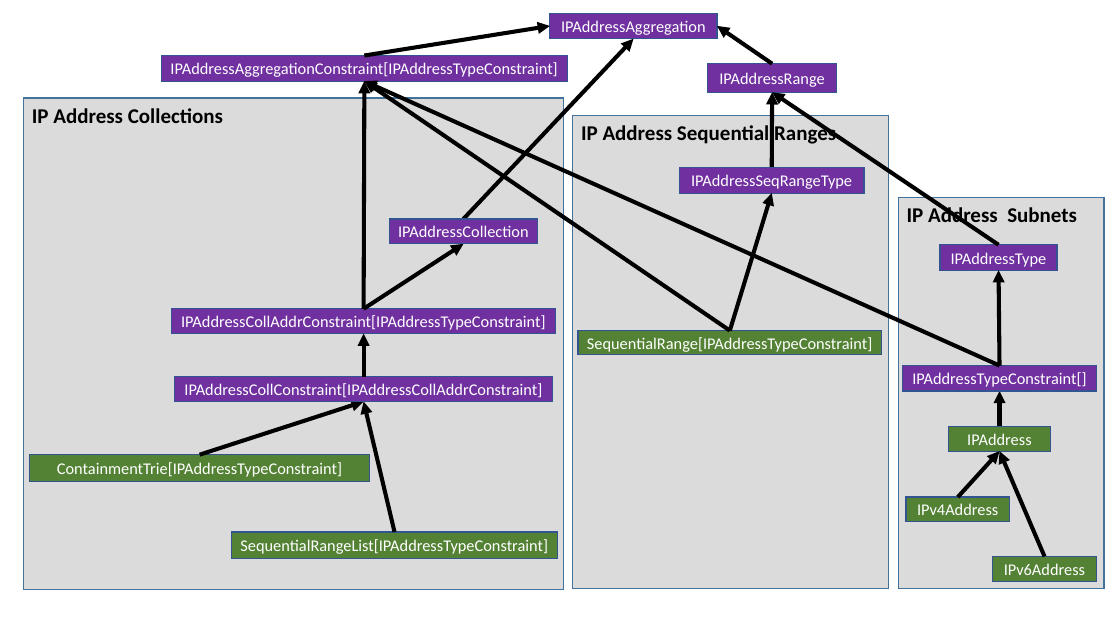
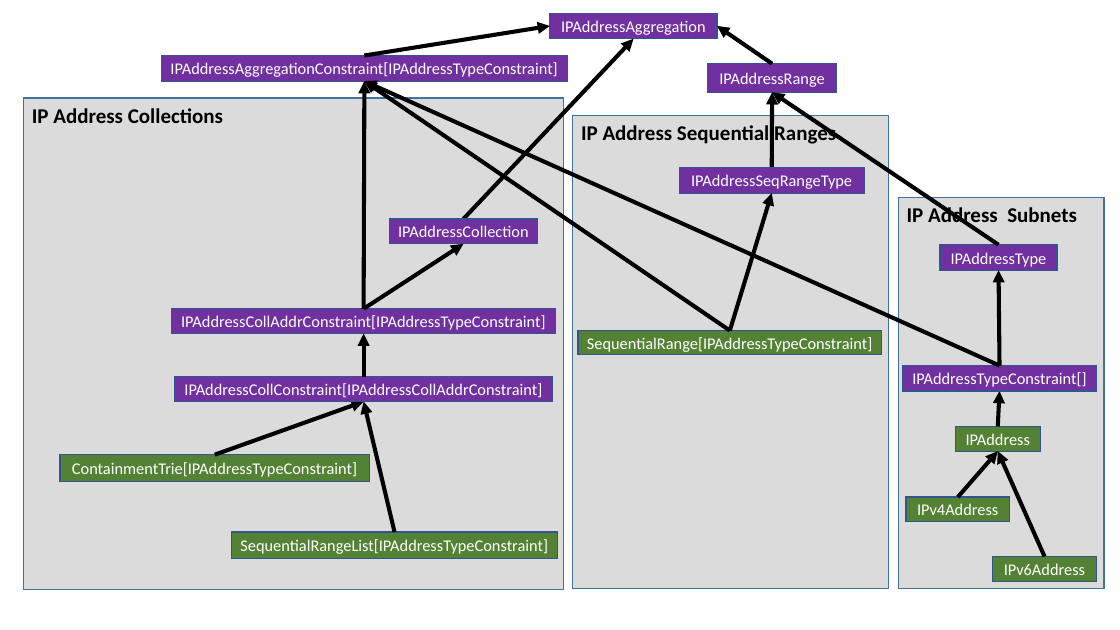
Before and after one commit to seancfoley/IPAddress, a slide deck: slide 9 of media/images.pptx. Drawn at 1120x630 pixels with LibreOffice and Linux fonts; fonts in the diff are those of the drawing. Boxes give left, top, right and bottom in pixels: in the first picture for what was removed or moved away, otherwise in the second. Text is boxed around its words. In the diff, an @@ line names an element or a change of style, - is before the commit and + after.

Commit message:
small alteration

```diff
--- a/media/images.pptx
+++ b/media/images.pptx
@@ arrow moved from (200, 455) - (364, 402) to (215, 455) - (364, 402) @@
@@ rectangle "IPAddress": place and size @@
-rectangle "IPAddress" at bbox=[949, 427, 1051, 451]
+rectangle "IPAddress" at bbox=[955, 427, 1040, 451]
@@ rectangle "ContainmentTrie[IPAddressTypeConstraint]": place and size @@
-rectangle "ContainmentTrie[IPAddressTypeConstraint]" at bbox=[30, 455, 370, 481]
+rectangle "ContainmentTrie[IPAddressTypeConstraint]" at bbox=[60, 455, 370, 481]
```
